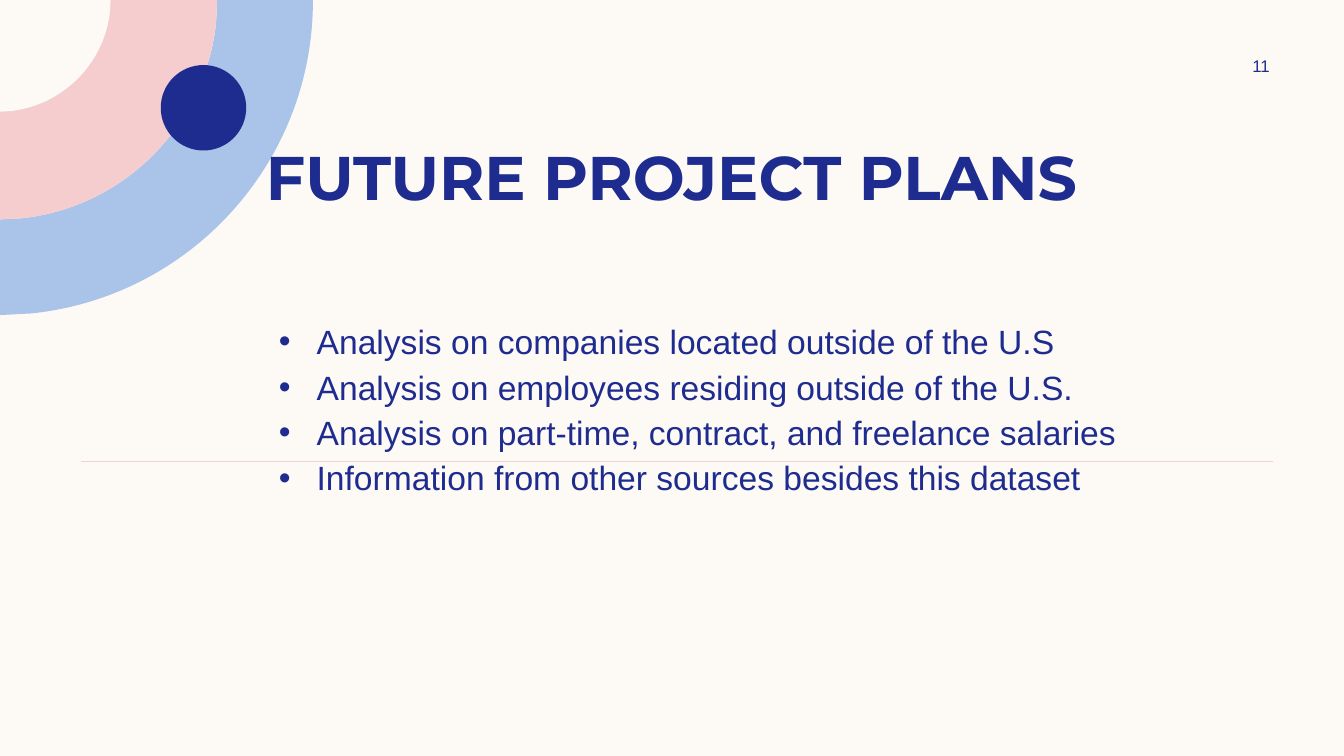
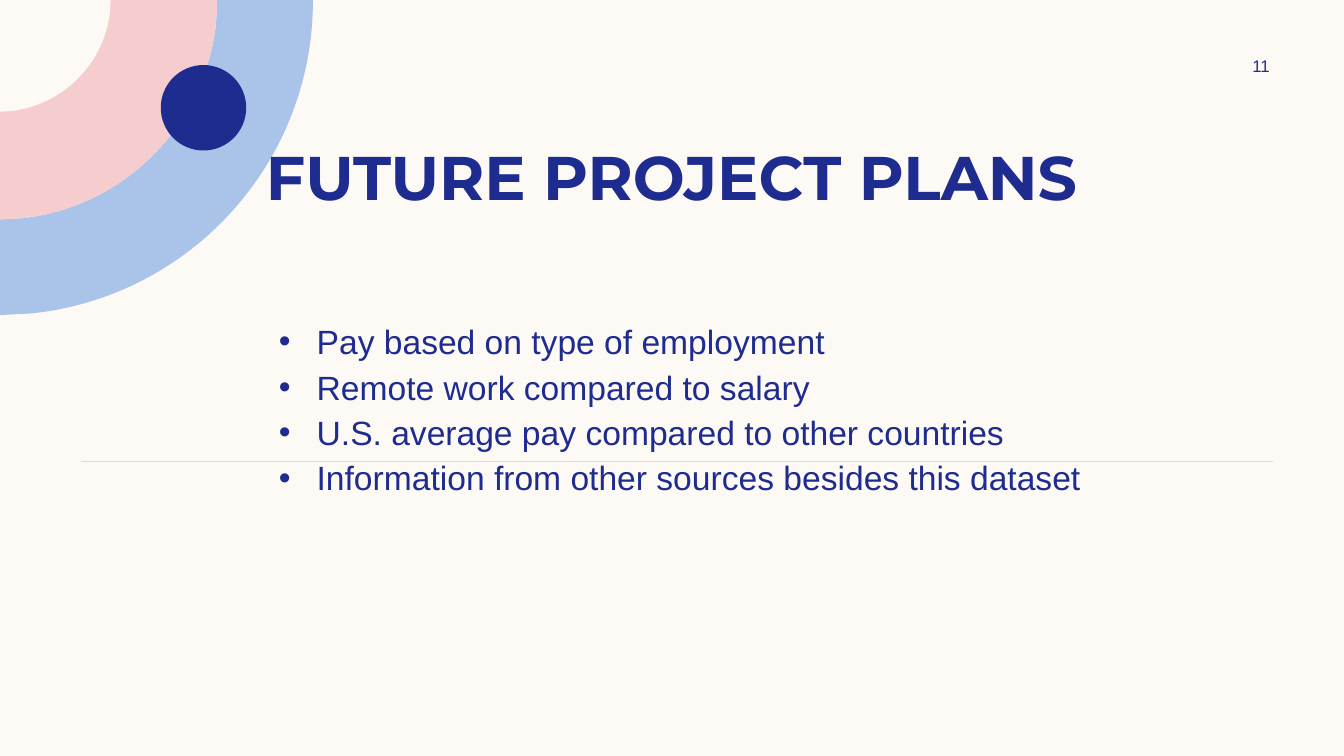
Before and after one commit to joshlynj/ds_salaries, a slide deck: slide 11 of powerpoint/Data Science Salaries from 2022-2023 pt2.pptx. Drawn at 1344x756 pixels with LibreOffice and Linux fonts; fonts in the diff are those of the drawing. Boxes give left, top, right and bottom in pixels: in the first picture for what was removed or moved away, otherwise in the second. Text is boxed around its words. In the diff, an @@ line names an element or a change of style, - is before the commit and + after.

Commit message:
made changes to the ppt

```diff
--- a/powerpoint/Data Science Salaries from 2022-2023 pt2.pptx
+++ b/powerpoint/Data Science Salaries from 2022-2023 pt2.pptx
@@ text at (317,329,1003,452): text changed @@
-• Analysis on companies located outside of the U.S
-• Analysis on employees residing outside of the U.S.
-• Analysis on part-time, contract, and freelance salaries
+• Pay based on type of employment
+• Remote work compared to salary
+• U.S. average pay compared to other countries
```
